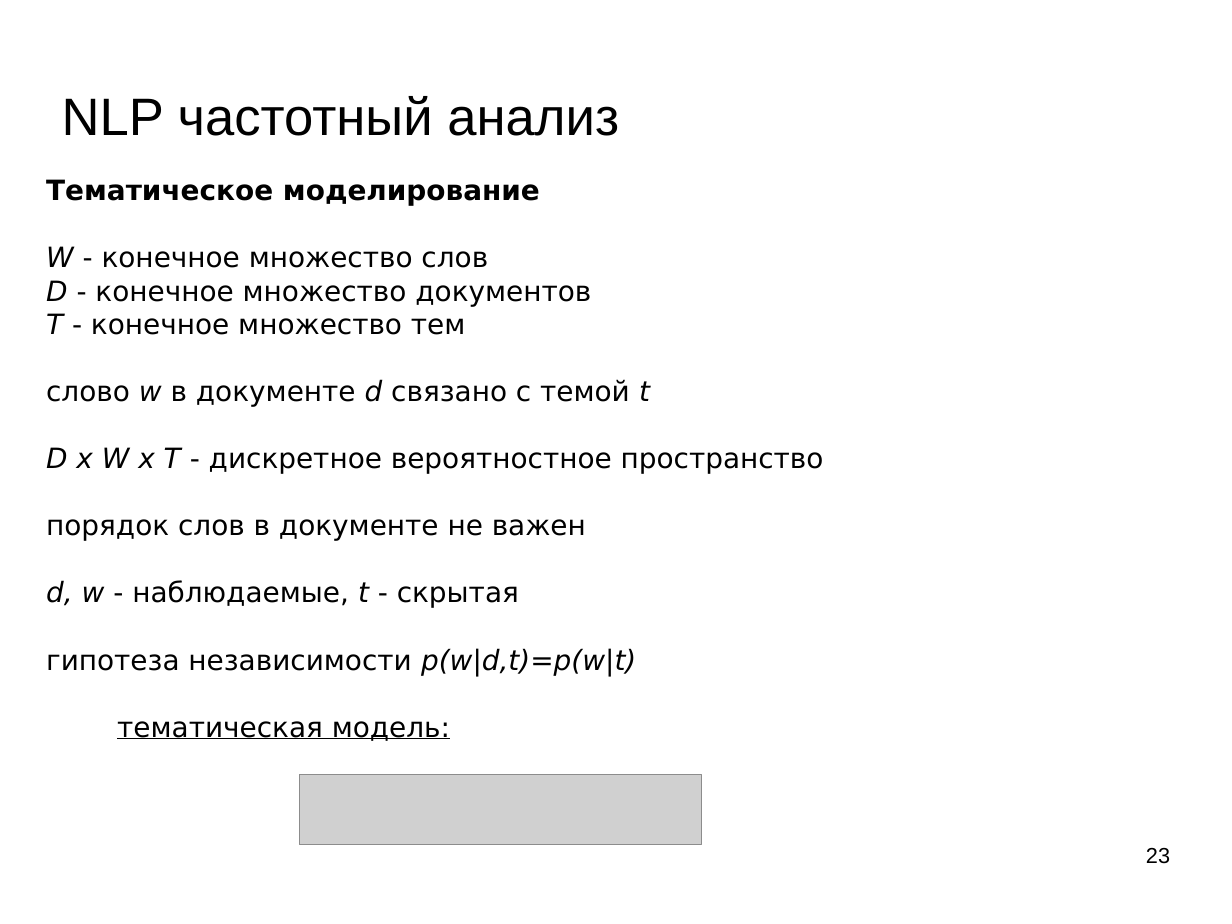
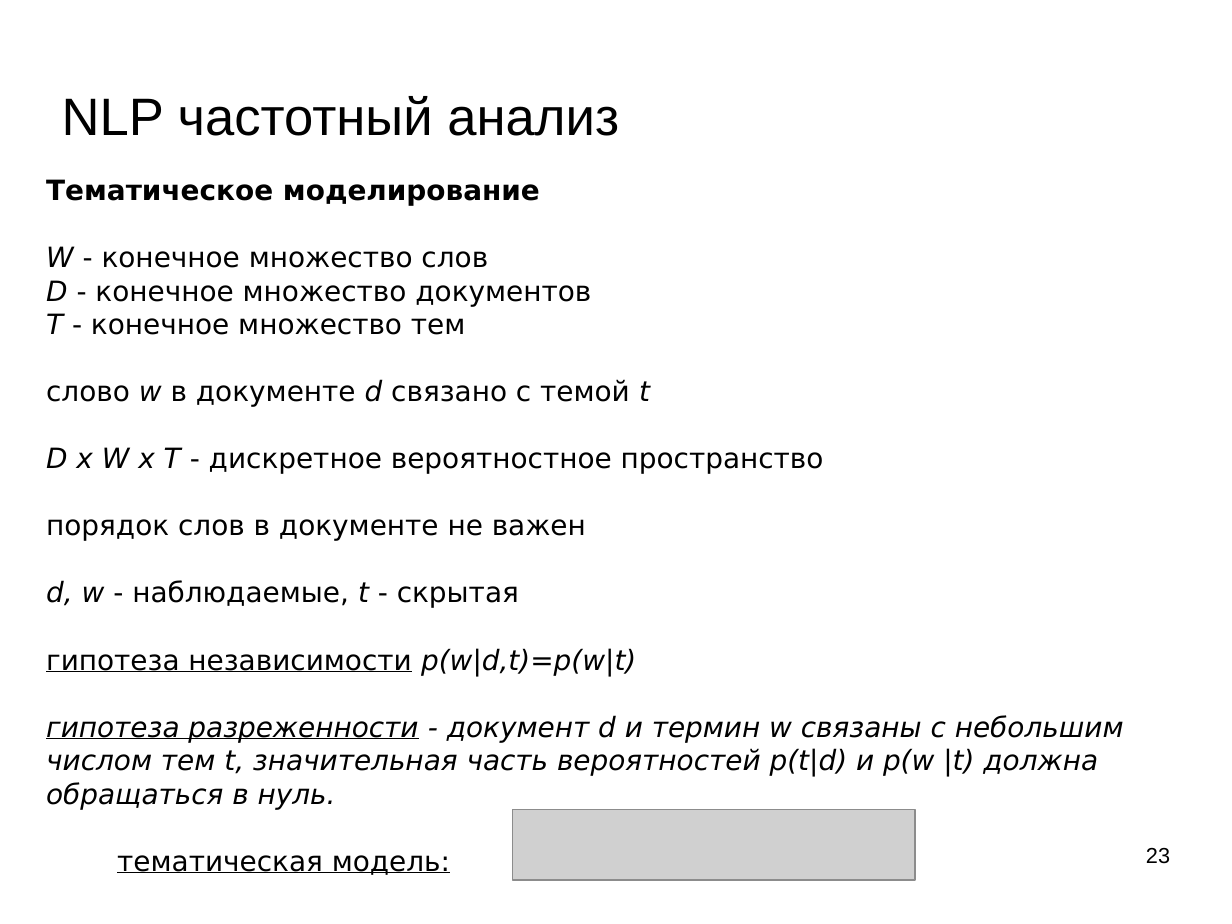
Before and after one commit to mechanoid5/ml_lectorium_legacy, a slide deck: slide 23 of 16-text-tfidf.odp. Drawn at 1232x924 pixels with LibreOffice and Linux fonts; fonts in the diff are those of the drawing; grey boxes stand for pictures; background and template pictures are left out. Boxes give left, top, right and bottom in pixels: in the first picture for what was removed or moved away, otherwise in the second. Text is boxed around its words. In the diff, an @@ line names an element or a change of style, - is before the commit and + after.

```diff
--- a/16-text-tfidf.odp
+++ b/16-text-tfidf.odp
@@ text at bbox=[46, 648, 636, 675]: underline on in "гипотеза независимости" @@
@@ text at bbox=[46, 715, 1124, 809]: paragraph added @@
+гипотеза разреженности - документ d и термин w связаны с небольшим числом тем t, значительная часть вероятностей p(t|d) и p(w |t) должна обращаться в нуль.
@@ picture: place and size @@
-picture at bbox=[300, 775, 702, 845]
+picture at bbox=[513, 809, 916, 880]
```
Also in this commit, not shown: 3 other slides changed.
